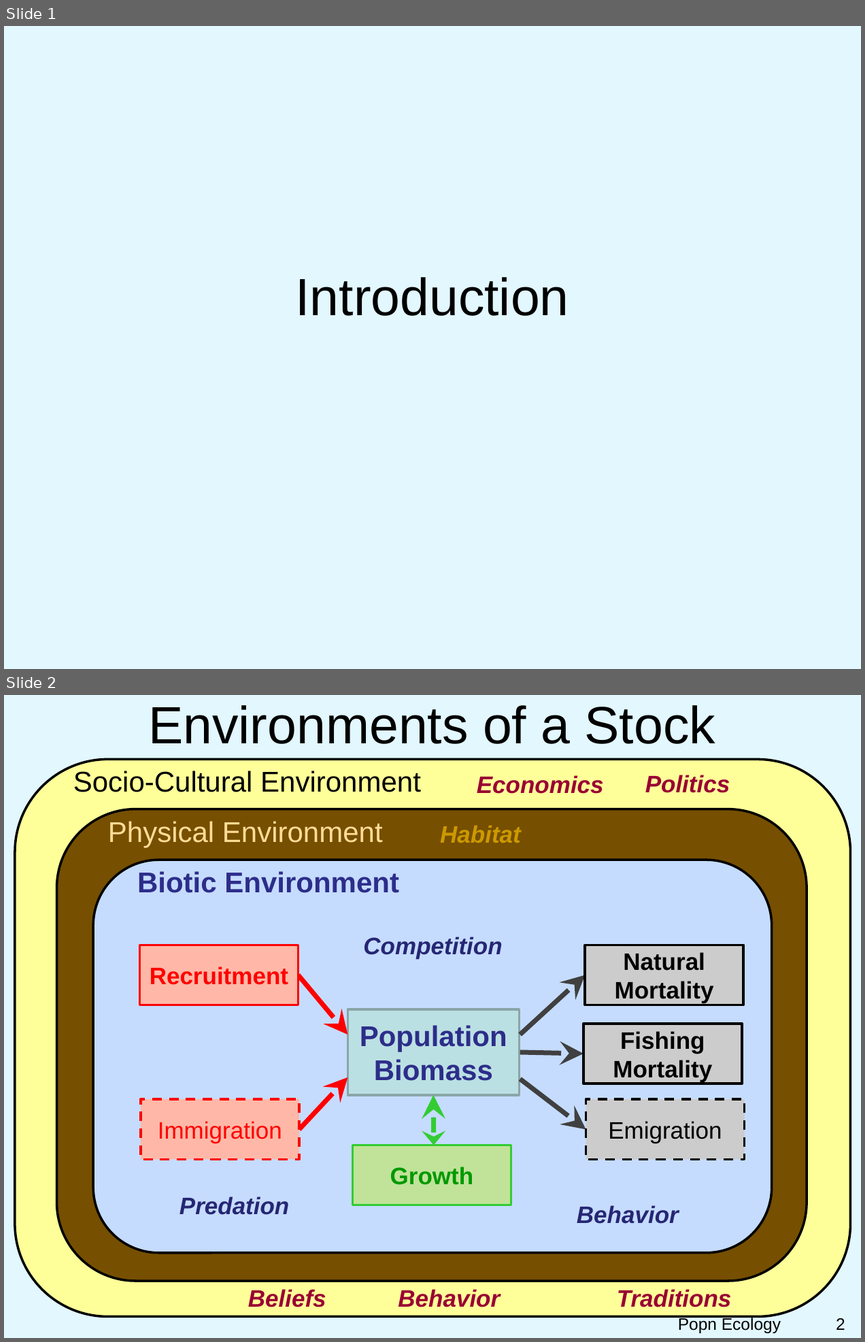
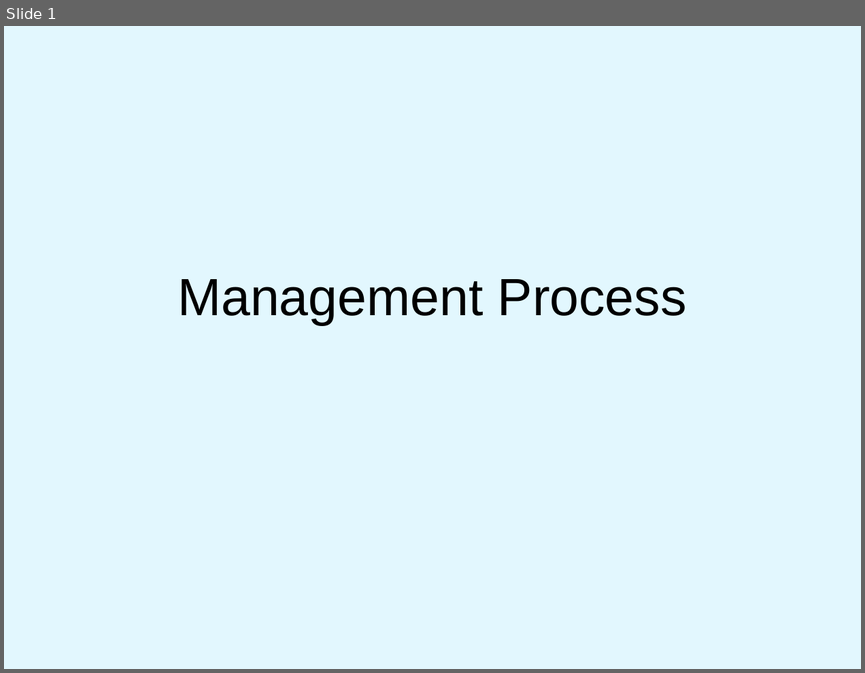
Before and after one commit to droglenc/NCNRS349, a slide deck: modules/PPT/ManagementProcess.pptx. Shown one above the other, each under a label of ours: slides 1 and 2 before the commit, slide 1 after it. The pictures are 865x1342 and 865x673 pixels, drawn with LibreOffice and Linux fonts; fonts in the diff are those of the drawing; background and template pictures are left out. Boxes give left, top, right and bottom in pixels: in the first picture for what was removed or moved away, otherwise in the second. Text is boxed around its words. In the diff, an @@ line names an element or a change of style, - is before the commit and + after.

Commit message:
Update Management Process

```diff
--- a/modules/PPT/ManagementProcess.pptx
+++ b/modules/PPT/ManagementProcess.pptx
@@ slide 2 removed at (4,695,861,1338), background picture (left out) @@
@@ title removed at (148,705,715,744) @@
-Environments of a Stock
@@ rounded rectangle removed at (15,759,851,1317) @@
@@ text removed at (73,770,421,792) @@
-Socio-Cultural Environment
@@ text removed at (477,775,604,794) @@
-Economics
@@ text removed at (645,775,730,793) @@
-Politics
@@ rounded rectangle removed at (57,809,807,1280) @@
@@ text removed at (108,821,383,847) @@
-Physical Environment
@@ text removed at (440,826,521,843) @@
-Habitat
@@ rounded rectangle removed at (93,860,772,1252) @@
@@ text removed at (137,871,399,893) @@
-Biotic Environment
@@ text removed at (363,936,502,958) @@
-Competition
@@ rectangle removed at (139,945,298,1005) @@
-Recruitment
@@ rectangle removed at (585,945,743,1005) @@
-Natural Mortality
@@ arrow removed from (298, 975) to (347, 1034) @@
@@ arrow removed from (520, 1034) to (585, 975) @@
@@ rectangle removed at (347,1009,519,1095) @@
-Population
-Biomass
@@ rectangle removed at (583,1023,742,1083) @@
-Fishing Mortality
@@ arrow removed from (520, 1052) to (583, 1053) @@
@@ arrow removed from (298, 1130) to (347, 1077) @@
@@ arrow removed from (520, 1079) to (586, 1130) @@
@@ rectangle removed at (140,1100,298,1159) @@
-Immigration
@@ double arrow removed from (433, 1145) to (433, 1095) @@
@@ rectangle removed at (586,1100,745,1159) @@
-Emigration
@@ rectangle removed at (353,1145,511,1205) @@
-Growth
@@ text removed at (179,1196,289,1215) @@
-Predation
@@ text removed at (577,1205,679,1223) @@
-Behavior
@@ text removed at (248,1289,326,1307) @@
-Beliefs
@@ text removed at (398,1289,500,1307) @@
-Behavior
@@ text removed at (617,1289,732,1307) @@
-Traditions
@@ text removed at (678,1317,781,1333) @@
-Popn Ecology
@@ page number removed at (836,1318,845,1329) @@
-2
@@ slide 1 changed as well @@
@@ title at (177,279,687,325): text changed @@
-Introduction
+Management Process
```
Also in this commit, not shown: 9 other slides changed, 1 slide added, 3 other files.
